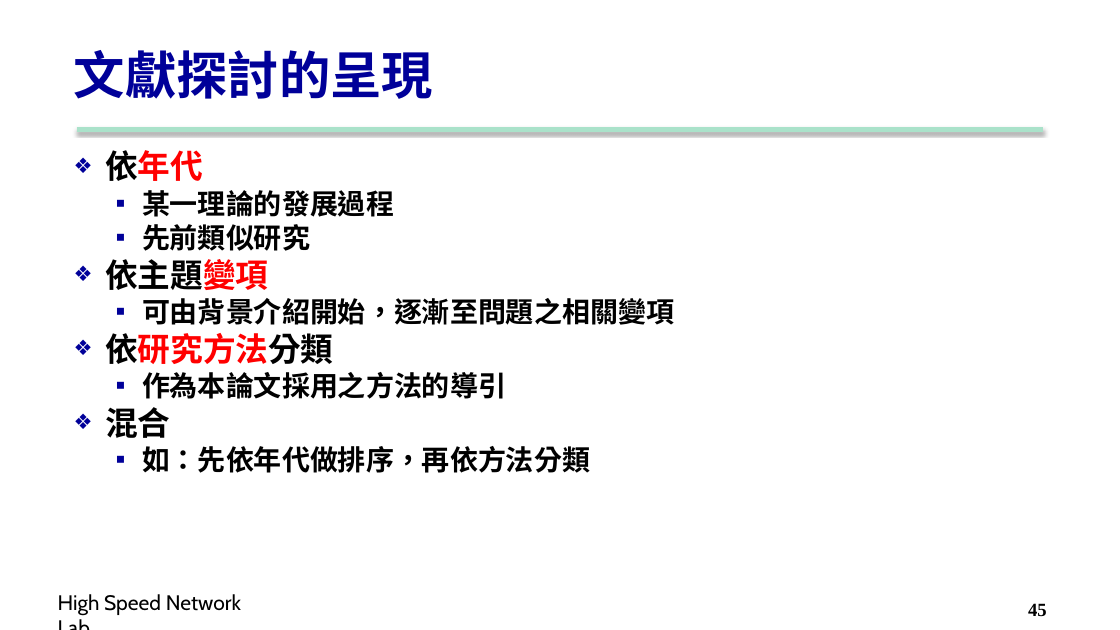
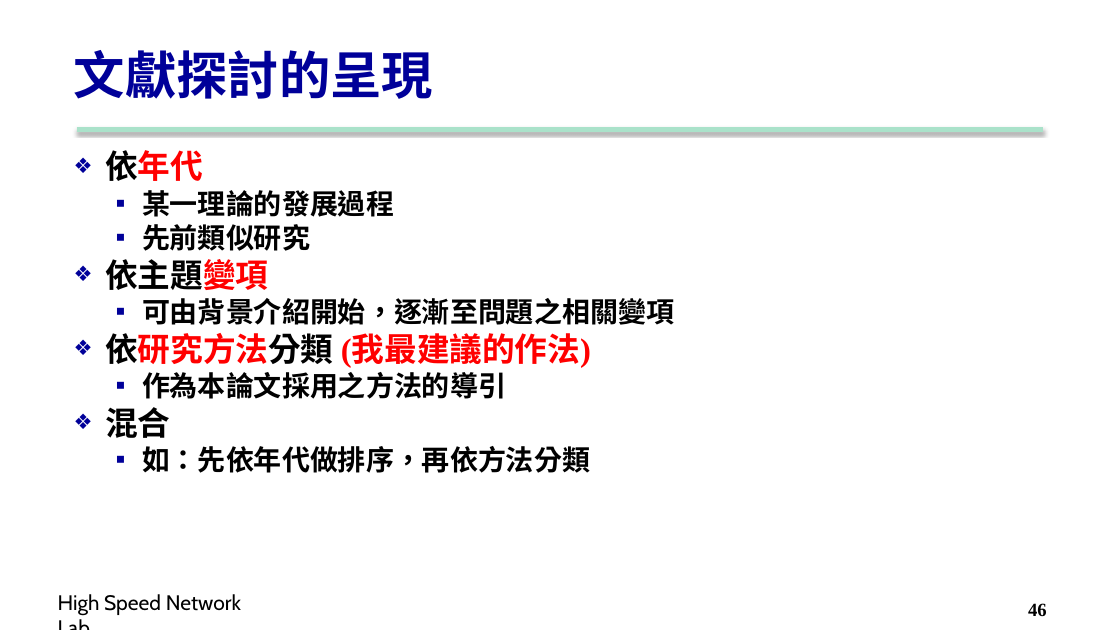
Before and after one commit to carina419/NTUST, a slide deck: slide 46 of MI5014701 科技研究與論文寫作 Technology Research and Thesis Writing/2. Structure.pptx (slide 45 before the commit). Drawn at 1120x630 pixels with LibreOffice and Linux fonts; fonts in the diff are those of the drawing; background and template pictures are left out. Boxes give left, top, right and bottom in pixels: in the first picture for what was removed or moved away, otherwise in the second. Text is boxed around its words. In the diff, an @@ line names an element or a change of style, - is before the commit and + after.

```diff
--- a/MI5014701 科技研究與論文寫作 Technology Research and Thesis Writing/2. Structure.pptx
+++ b/MI5014701 科技研究與論文寫作 Technology Research and Thesis Writing/2. Structure.pptx
@@ text at (105,333,591,367): text changed @@
-❖ 依研究方法分類
+❖ 依研究方法分類 (我最建議的作法)
@@ page number at (1028,603,1047,617): text changed @@
-45
+46
```
Also in this commit, not shown: 20 other slides changed, 4 slides added, 2 other files.
